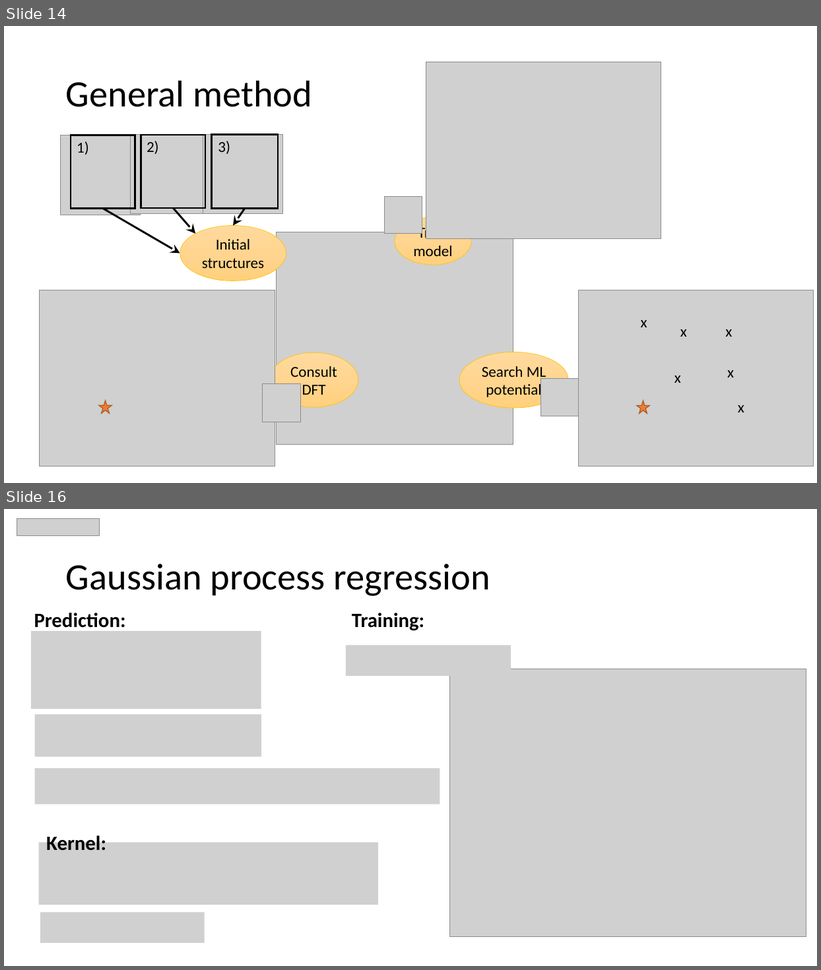
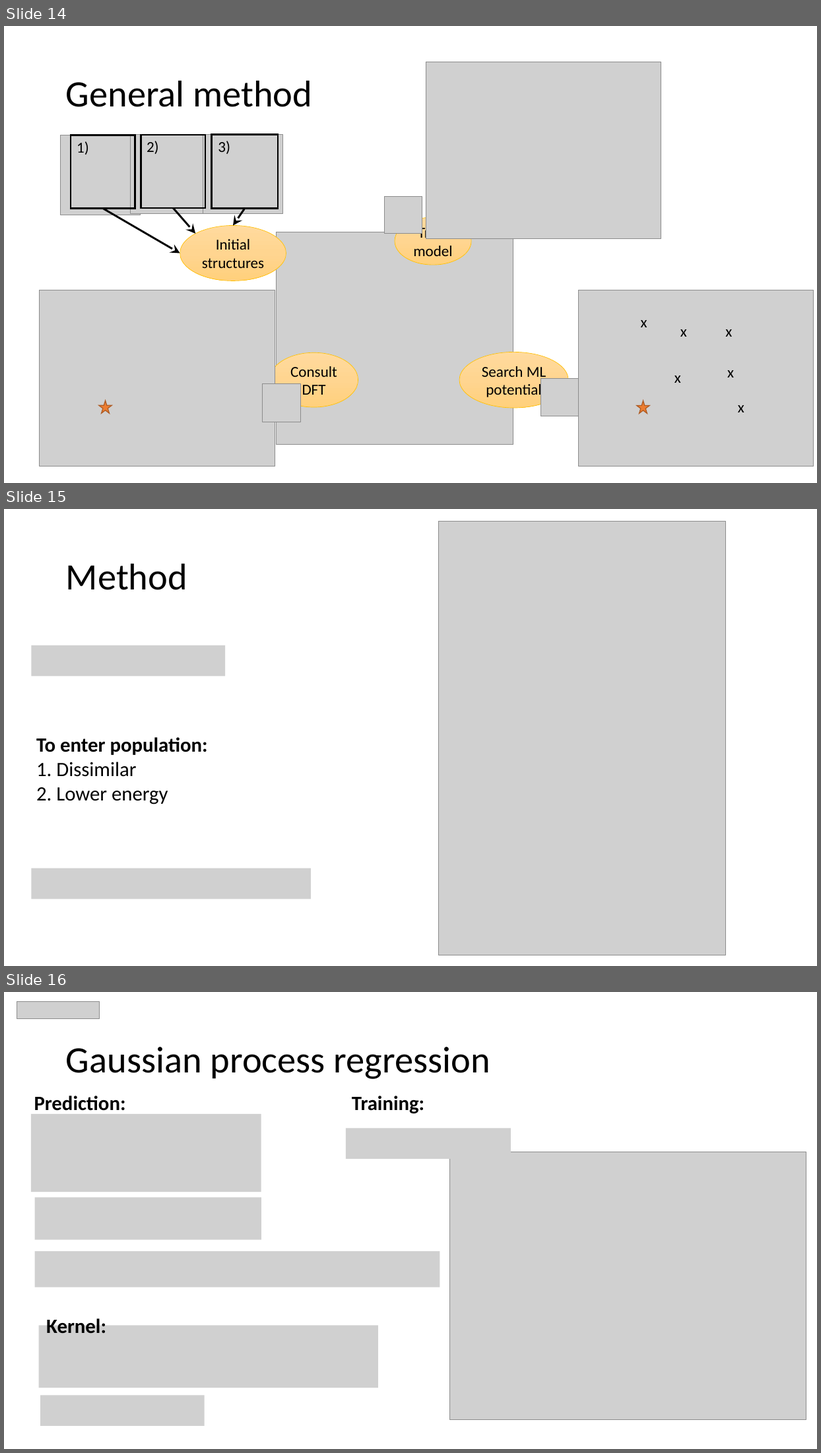
Before and after one commit to MaltheBisbo/learningForces, a slide deck: Presentations/Group meetings/2018-11-6-Malthe.pptx. Shown one above the other, each under a label of ours: slides 14 and 16 before the commit, slides 14, 15 and 16 after it; the slides between them are not shown. The pictures are 821x970 and 821x1453 pixels, drawn with LibreOffice and Linux fonts; fonts in the diff are those of the drawing; grey boxes stand for pictures. Boxes give left, top, right and bottom in pixels: in the first picture for what was removed or moved away, otherwise in the second. Text is boxed around its words. In the diff, an @@ line names an element or a change of style, - is before the commit and + after.

```diff
--- a/Presentations/Group meetings/2018-11-6-Malthe.pptx
+++ b/Presentations/Group meetings/2018-11-6-Malthe.pptx
@@ slide 15 added at <box>4,509,817,966</box>, background #FFFFFF @@
@@ picture added at <box>439,521,726,956</box> @@
@@ title added at <box>66,563,187,590</box>, 44 pt, text #000000 @@
+Method
@@ picture added at <box>32,646,225,676</box> @@
@@ text added at <box>36,737,208,805</box>, 24 pt, text #000000 @@
+To enter population:
+1. Dissimilar
+2. Lower energy
@@ picture added at <box>32,868,311,899</box> @@
```
Also in this commit, not shown: 18 other slides added, 2 slides removed, 3 other files.
